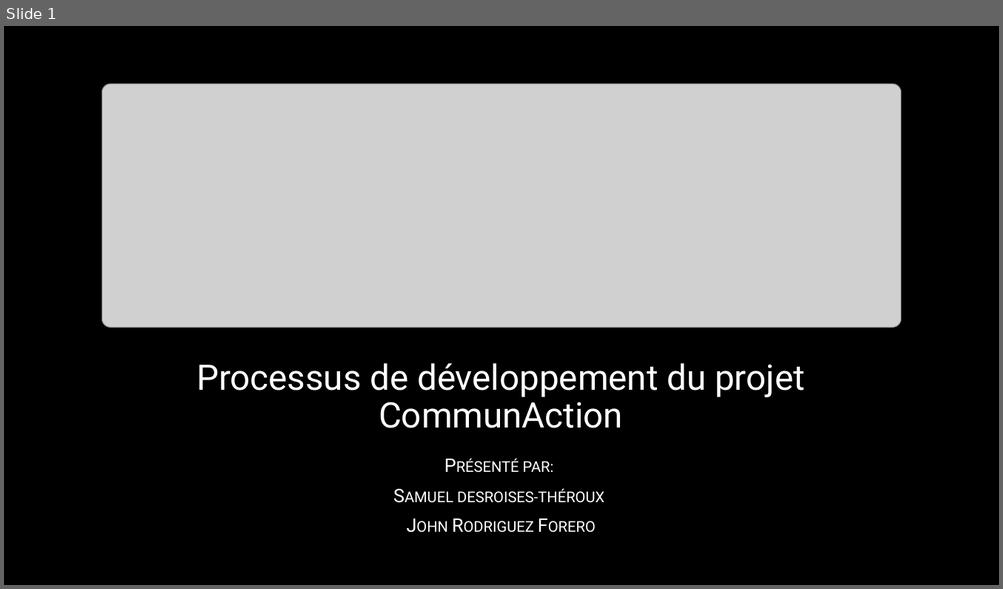
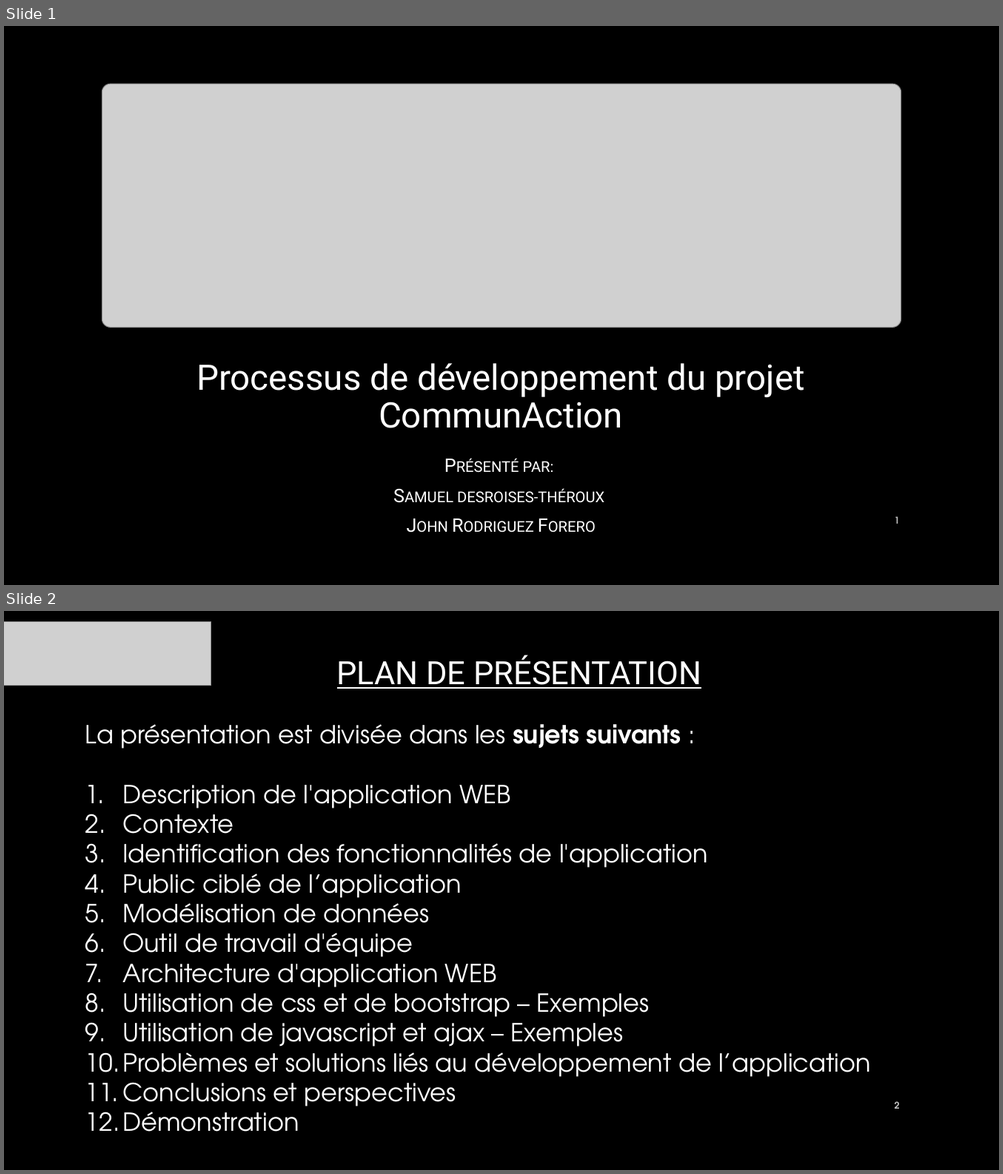
Before and after one commit to sodoto/projetFinal, a slide deck: presentation/CommunAction.pptx. Shown one above the other, each under a label of ours: slide 1 before the commit, slides 1 and 2 after it. The pictures are 1003x589 and 1003x1174 pixels, drawn with LibreOffice and Linux fonts; fonts in the diff are those of the drawing; grey boxes stand for pictures; background and template pictures are left out. Boxes give left, top, right and bottom in pixels: in the first picture for what was removed or moved away, otherwise in the second. Text is boxed around its words. In the diff, an @@ line names an element or a change of style, - is before the commit and + after.

```diff
--- a/presentation/CommunAction.pptx
+++ b/presentation/CommunAction.pptx
@@ slide 2 added at [4,611,999,1170], background picture (left out) @@
@@ picture added at [4,622,211,686] @@
@@ title added at [337,655,701,689], 31 pt, text gradient #FFFFFF to #A6A6A6, underline @@
+PLAN DE PRÉSENTATION
@@ text added at [85,724,871,1132], 24 pt, text #FFFFFF @@
+La présentation est divisée dans les sujets suivants :
+1. Description de l'application WEB
+2. Contexte
+3. Identification des fonctionnalités de l'application
+4. Public ciblé de l’application
+5. Modélisation de données
+6. Outil de travail d'équipe
+7. Architecture d'application WEB
+8. Utilisation de css et de bootstrap – Exemples
+9. Utilisation de javascript et ajax – Exemples
+10. Problèmes et solutions liés au développement de l’application
+11. Conclusions et perspectives
+12. Démonstration
@@ page number added at [894,1102,899,1109], 9 pt, text #BFBFBF, bold @@
+2
@@ slide 1 changed as well @@
@@ page number added at [894,517,899,524], 9 pt, text #BFBFBF, bold @@
+1
```
Also in this commit, not shown: 11 other slides changed, 1 other slide added.
